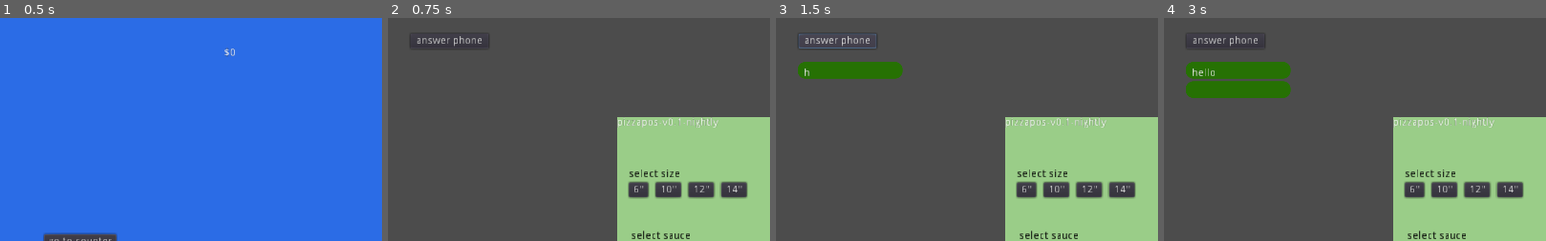
Above: before the commit, frames 1-4 (left to right).
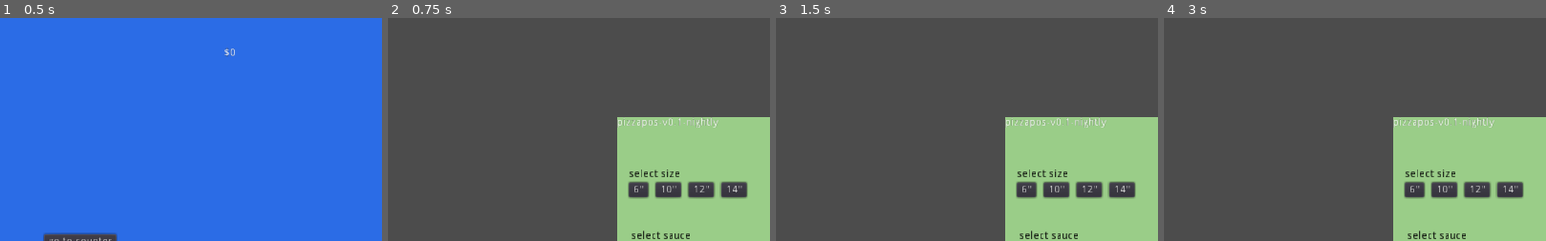
Above: after the commit, the same moments.

Repository: lstebner/pizzatheworld
Game: Godot game, scene res://scenes/PizzaShop.tscn
Same seed, same stepped clock (60 frames per second), same inputs: the game is played once before the commit and once after it.
Inputs (mouse positions are % of the whole screen's width and height, from its top left):
- Up to frame 1 (0.5 s): no input
- Up to frame 2 (0.75 s): click "go to counter" at 0.5 s
- Up to frame 3 (1.5 s): click (8, 5) at 1.25 s, where only the run before the commit has a clickable "answer phone"
- Up to frame 4 (3 s): click "leave" at 2 s; click "go to counter" at 2.75 s
The pictures show only the part of the screen within x 0-50%, y 0-50%; the shares and areas given below are measured in that part.

Frame 1 is identical in both runs. In frame 2, 0.3% of the frame differs, in the area x 5-27%, y 8-14%; in frame 3, 2.4%; in frame 4, 4.4%, in the area x 5-34%, y 8-36%.

Commit message:
customer phone call interaction
  customers now call the shop when hungry and the phone can be answered
  from the counter to take the order

Diff:
--- a/CustomerFactory.gd
+++ b/CustomerFactory.gd
@@ -8,7 +8,7 @@
 
 func generate():
 	var customer = Models.Customer.new()
-	customer.hunger = rng.randi() % 80 + 20
+	customer.hunger = rng.randi() % 8 + 20
 	# set name
 	customer.setName(Constants.CUSTOMER_NAMES[rng.randi() % Constants.CUSTOMER_NAMES.size()])
 	# set hunger level
@@ -18,6 +18,8 @@
 	var wakeup = (bedtime + rng.randi() % 5 + 3) % 24
 	customer.setSleepHours(bedtime, wakeup)
 
+	# todo: set favorite toppings
+
 	customers.append(customer)
 
 	return customer
--- a/Models.gd
+++ b/Models.gd
@@ -267,6 +267,7 @@
 	placing_order,
 	waiting_for_delivery,
 	eating,
+	waiting_to_call_again,
 }
 
 class Customer:
@@ -289,12 +290,11 @@
 	var nextState = currentState
 	var bedtimeHour = 20
 	var wakeupHour = 6
+	var callAgainWaitTime = 0
 
 	func _init():
 		rng.randomize()
 		name = Constants.CUSTOMER_NAMES[rng.randi() % Constants.CUSTOMER_NAMES.size()]
-		# randomizeBedtime()
-		# randomizeHunger()
 
 	func _update(delta):
 		if currentState != nextState:
@@ -329,6 +329,12 @@
 
 					if hunger < 0 && rng.randi() % 4 == 0:
 						nextState = CUSTOMER_STATES.hungry
+
+			CUSTOMER_STATES.waiting_to_call_again:
+				callAgainWaitTime -= delta
+
+				if callAgainWaitTime < 0:
+					nextState = CUSTOMER_STATES.chillin
 
 	func stateUpdated(prevState):
 		match currentState:
@@ -443,12 +449,16 @@
 		# toppings
 		if chosenPizza.hasToppings():
 			var toppingsString = "and topped with "
-			if chosenPizza.numToppings() == 1:
-				toppingsString += Names.TOPPINGS[chosenPizza.toppings[0]]
-			else:
-				for t in chosenPizza.toppings.slice(0, chosenPizza.toppings.size() - 1):
-					toppingsString += "%s..." % Names.TOPPINGS[t]
-				toppingsString += " and %s" % Names.TOPPINGS[chosenPizza.toppings[-1]]
+
+			match chosenPizza.numToppings():
+				1:
+					toppingsString += Names.TOPPINGS[chosenPizza.toppings[0]]
+				2:
+					toppingsString += "%s.. and %s" % [Names.TOPPINGS[chosenPizza.toppings[0]], Names.TOPPINGS[chosenPizza.toppings[1]]]
+				_:
+					for t in chosenPizza.toppings.slice(0, chosenPizza.toppings.size() - 2):
+						toppingsString += "%s..." % Names.TOPPINGS[t]
+					toppingsString += " and %s" % Names.TOPPINGS[chosenPizza.toppings[-1]]
 			dialog.append(toppingsString)
 		else:
 			dialog.append("and that's it!")
@@ -472,6 +482,10 @@
 		if currentState != CUSTOMER_STATES.placing_order: return
 
 		nextState = CUSTOMER_STATES.waiting_for_delivery
+
+	func callRejected():
+		nextState = CUSTOMER_STATES.waiting_to_call_again
+		callAgainWaitTime = 10
 
 class Order:
 	var desiredPizza = null
@@ -501,7 +515,8 @@
 		return true
 
 class Phone:
-	signal line_disconnected
+	signal line_disconnected(line)
+	signal line_ringing(line)
 	signal call_accepted(line)
 
 	var numLines = 1
@@ -527,9 +542,10 @@
 			if rng.randf() < disconnectChance:
 				lineDisconnected(line)
 
-			return Constants.PHONE_SIGNALS.ringing
-
-		return Constants.PHONE_SIGNALS.busy
+			emit_signal("line_ringing", line)
+			return line
+
+		return null
 
 	func lineDisconnected(line):
 		line.disconnected = true
@@ -537,8 +553,9 @@
 	func acceptCallOnLine(lineId):
 		if (!lines[lineId].isRinging): return false
 		if (lines[lineId].disconnected):
-			emit_signal("line_disconnected")
-			return hangUpLine(lineId)
+			emit_signal("line_disconnected", lines[lineId])
+			hangUpLine(lineId)
+			return
 
 		lines[lineId].isRinging = false
 		lines[lineId].isBusy = true
--- a/Player.gd
+++ b/Player.gd
@@ -1,6 +1,10 @@
 extends Node
 
 class PizzaShop:
+	signal phone_ringing(line)
+	signal call_rejected(line)
+	signal call_accepted(line)
+
 	var Name = "Pizzateria"
 	var Level = 1
 	var OpenOrders = []
@@ -23,6 +27,11 @@
 	var _id_incrementer = 0
 	var _receipt_id_incrementer = 0
 
+	func _init():
+		Phone.connect("line_ringing", self, "_on_phone_line_ringing")
+		Phone.connect("line_disconnected", self, "_on_phone_line_disconnected")
+		Phone.connect("call_accepted", self, "_on_phone_call_accepted")
+
 	func nextId():
 		_id_incrementer += 1
 		return _id_incrementer
@@ -30,6 +39,24 @@
 	func nextReceiptId():
 		_receipt_id_incrementer += 1
 		return _receipt_id_incrementer
+
+	func incomingCall(customer):
+		return Phone.incomingCall(customer)
+
+	func answerPhone(lineId):
+		Phone.acceptCallOnLine(lineId)
+
+	func hangUpPhoneLine(lineId):
+		Phone.hangUpLine(lineId)
+
+	func _on_phone_line_ringing(line):
+		emit_signal("phone_ringing", line)
+
+	func _on_phone_line_disconnected(line):
+		emit_signal("call_rejected", line)
+
+	func _on_phone_call_accepted(line):
+		emit_signal("call_accepted", line)
 
 class ResidentsFactory:
 	var residents = []
--- a/World.gd
+++ b/World.gd
@@ -12,6 +12,8 @@
 const SECONDS_IN_MONTH = SECONDS_IN_DAY * DAYS_IN_MONTH
 const SECONDS_IN_YEAR = DAYS_IN_YEAR * SECONDS_IN_DAY
 
+var CustomerFactory = load("res://CustomerFactory.gd")
+
 var timeSinceEpoch = 0
 var timeIsFrozen = false
 
@@ -24,11 +26,19 @@
 	"ampm": "am",
 }
 
+var customerFactory = CustomerFactory.new()
+
+func _ready():
+	generateCustomers(5)
+
 func _process(delta):
 	if timeIsFrozen: return
 
 	timeSinceEpoch += delta
 	updateDate()
+
+	for customer in customerFactory.customers:
+		customer._update(delta)
 
 func getCurrentTime():
 	return timeSinceEpoch
@@ -83,3 +93,21 @@
 func zeroPad(num):
 	if num < 10: return "0%s" % num
 	return "%s" % num
+
+
+func generateCustomers(amount):
+	for i in amount:
+		var customer = customerFactory.generate()
+		customer.connect("call_pizza_shop", self, "_on_customer_call_pizza_shop", [customer])
+
+func getCustomers():
+	return customerFactory.customers
+
+func getCustomer(idx):
+	return customerFactory.customers[idx]
+
+func _on_customer_call_pizza_shop(customer):
+	var answered = Player.Shop.incomingCall(customer)
+
+	if !answered:
+		customer.callRejected()
--- a/scenes/Counter.gd
+++ b/scenes/Counter.gd
@@ -7,13 +7,16 @@
 var currentCustomerIndex = -1
 var currentDialogIndex = -1
 var orderDialog = null
+var ringingPhoneLine = null
+var openPhoneLine = null
 
 # Called when the node enters the scene tree for the first time.
 func _ready():
 	$LeaveButton.connect("pressed", self, "_on_leave_button_pressed")
 	$AnswerPhone.connect("pressed", self, "_on_answer_phone_pressed")
 	$POS.connect("receipt_finalized", self, "_on_pos_receipt_finalized")
-	Player.Residents.generateResident()
+	Player.Shop.connect("phone_ringing", self, "_on_phone_ringing")
+	Player.Shop.connect("call_accepted", self, "_on_phone_call_accepted")
 
 func createDialogBubbleWithMessage(message):
 	var dialog = DialogBubble.instance()
@@ -30,21 +33,21 @@
 func _on_leave_button_pressed():
 	emit_signal("leave")
 
+func _on_phone_ringing(line):
+	ringingPhoneLine = line
+	$AnswerPhone.show()
+
 func _on_answer_phone_pressed():
-	# the way this method is working right now will evnetually change
-	# currently, it generates a resident on request and they say an
-	# order, but eventually residents will decide to call in on their
-	# own and this will simply answer the line
-	var customers = Player.Residents.residents
+	if !ringingPhoneLine: return
 
-	clearExistingDialogBubbles()
-	currentCustomerIndex += 1
-	if currentCustomerIndex > customers.size() - 1:
-		Player.Residents.generateResident()
+	$AnswerPhone.hide()
+	Player.Shop.answerPhone(0)
 
-	orderDialog = customers[currentCustomerIndex].dialogForOrder()
+func _on_phone_call_accepted(line):
+	orderDialog = line.customer.dialogForOrder()
 	currentDialogIndex = 0
 	createDialogBubbleWithMessage(orderDialog[currentDialogIndex])
+	openPhoneLine = line
 
 func _on_dialog_message_complete():
 	currentDialogIndex += 1
@@ -53,11 +56,14 @@
 		createDialogBubbleWithMessage(orderDialog[currentDialogIndex])
 
 func _on_pos_receipt_finalized(receipt):
-	var customer = Player.Residents.get(currentCustomerIndex)
+	var customer = openPhoneLine.customer # GlobalWorld.getCustomer(currentCustomerIndex)
+	if !customer:
+		print("can't find customer to finalize receipt")
+		return
 
 	var pizza = customer.pizzaForOpenOrder
-	if !customer or !pizza:
-		print("receipt finalized without any order")
+	if !pizza:
+		print("customer has no pizza open for order to use to finalize receipt")
 		return
 
 	var newOrder = Models.Order.new()
@@ -68,3 +74,6 @@
 
 	Player.Shop.OpenOrders.append(newOrder)
 	customer.setOpenOrder(newOrder)
+
+	clearExistingDialogBubbles()
+	Player.Shop.hangUpPhoneLine(0)
--- a/scenes/Counter.tscn
+++ b/scenes/Counter.tscn
@@ -28,6 +28,7 @@
 position = Vector2( 306.699, 133.821 )
 
 [node name="AnswerPhone" type="Button" parent="."]
+visible = false
 margin_left = 29.9077
 margin_top = 20.9354
 margin_right = 134.908
--- a/scenes/Deliveries.gd
+++ b/scenes/Deliveries.gd
@@ -27,7 +27,7 @@
 		$pizzas/HBoxContainer/ItemList.add_item(pizza.id)
 
 func fulfillSelectedOrder(pizza):
-	selectedOrder.fulfill(pizza)
+	selectedOrder.fulfill([pizza])
 	updateSelectedOrderInfo()
 	Player.Shop.Balance += selectedOrder.receipt.getTotalWithTax()
 
--- a/scenes/PizzaShop.gd
+++ b/scenes/PizzaShop.gd
@@ -15,9 +15,6 @@
 	locations.Office: null,
 	locations.Deliveries: null,
 }
-
-var CustomerFactory = load("res://CustomerFactory.gd")
-var customerFactory = CustomerFactory.new()
 
 # Called when the node enters the scene tree for the first time.
 func _ready():
@@ -38,9 +35,6 @@
 
 func _process(delta):
 	var openOrdersString = ""
-
-	for customer in customerFactory.customers:
-		customer.update(delta)
 
 	for order in Player.Shop.OpenOrders:
 		var orderString = ""
